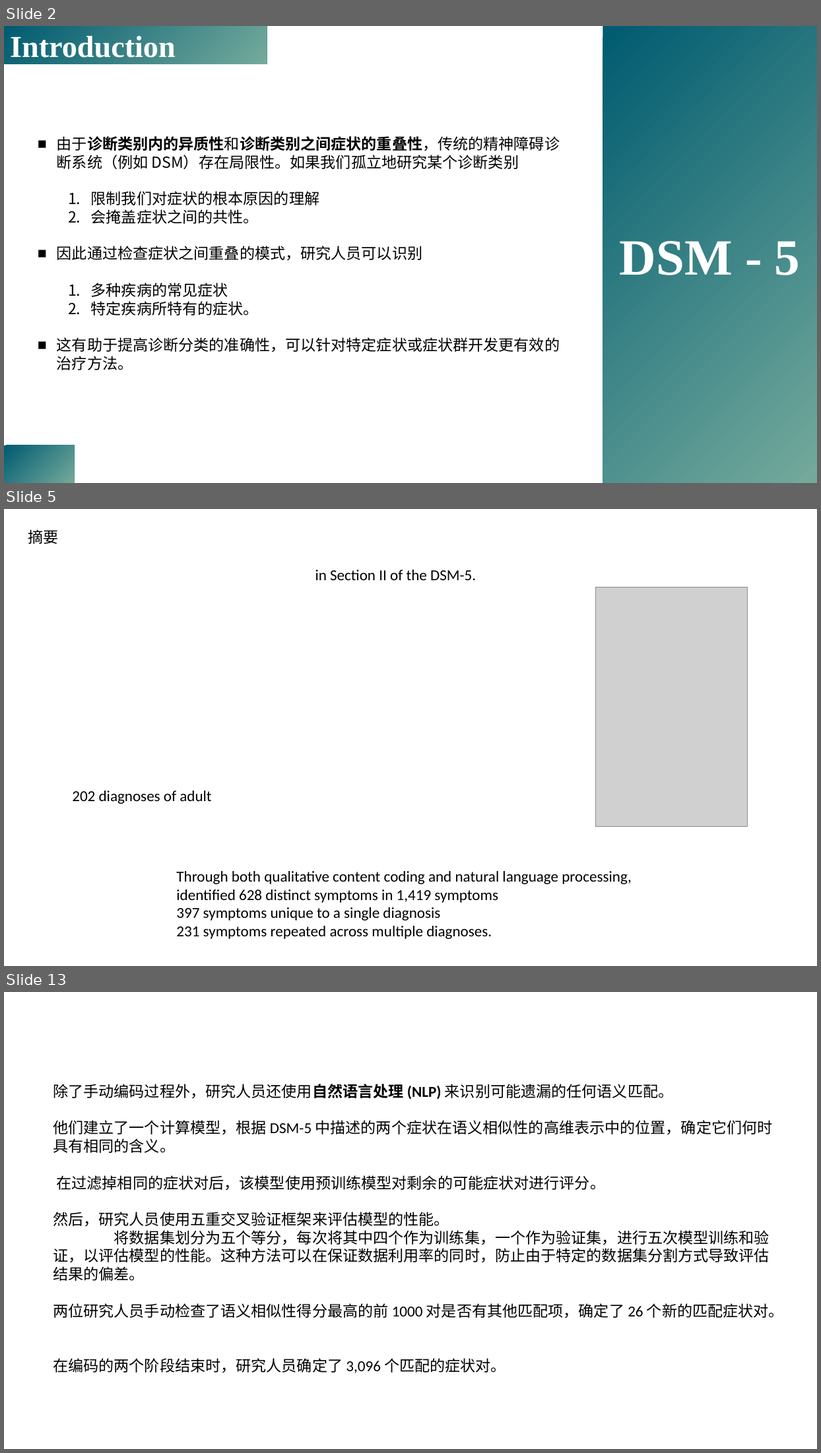
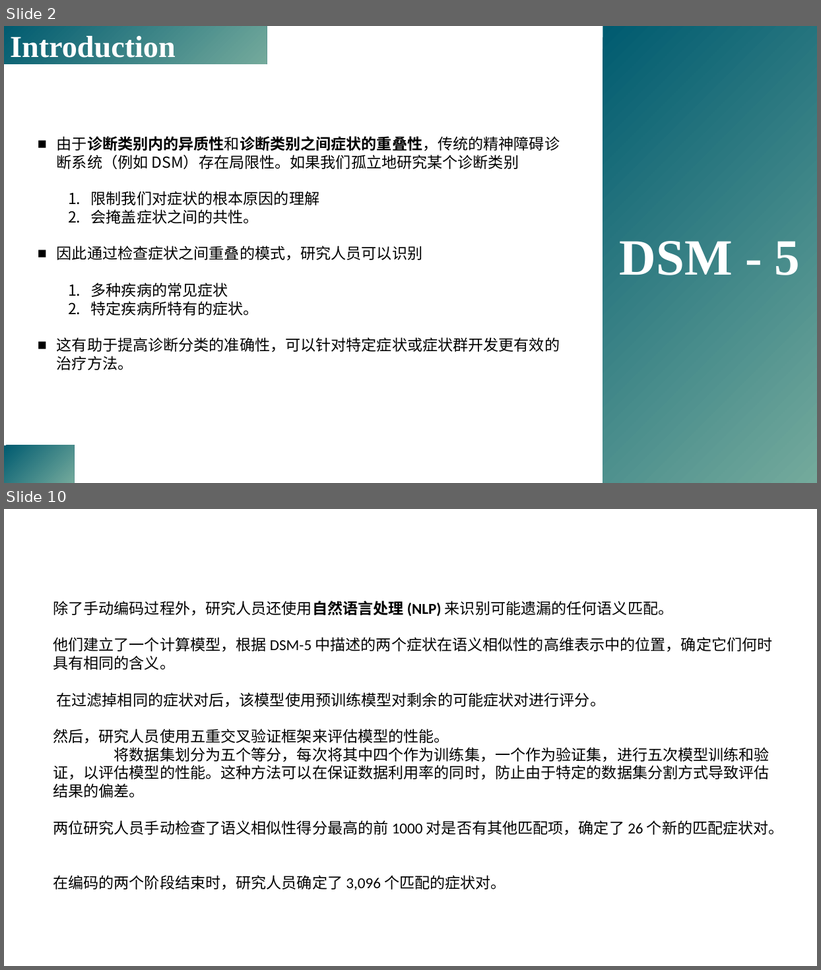
Before and after one commit to yuki-961004/Presentation, a slide deck: 230518_DSM5/Forbes_2023_psyarxiv.pptx. Shown one above the other, each under a label of ours: slides 2, 5 and 13 before the commit, slides 2 and 10 after it; the slides between them are not shown. The pictures are 821x1453 and 821x970 pixels, drawn with LibreOffice and Linux fonts; fonts in the diff are those of the drawing; grey boxes stand for pictures; background and template pictures are left out. Boxes give left, top, right and bottom in pixels: in the first picture for what was removed or moved away, otherwise in the second. Text is boxed around its words. In the diff, an @@ line names an element or a change of style, - is before the commit and + after.

```diff
--- a/230518_DSM5/Forbes_2023_psyarxiv.pptx
+++ b/230518_DSM5/Forbes_2023_psyarxiv.pptx
@@ slide 5 removed at bbox=[4, 509, 817, 966], background picture (left out) @@
@@ text removed at bbox=[28, 529, 58, 544] @@
-摘要
@@ text removed at bbox=[316, 570, 476, 580] @@
-in Section II of the DSM-5.
@@ picture removed at bbox=[596, 587, 748, 827] @@
@@ text removed at bbox=[72, 791, 211, 804] @@
-202 diagnoses of adult
@@ text removed at bbox=[176, 871, 632, 939] @@
-Through both qualitative content coding and natural language processing,
-identified 628 distinct symptoms in 1,419 symptoms
-397 symptoms unique to a single diagnosis
-231 symptoms repeated across multiple diagnoses.
@@ what was slide 13 is now slide 10 @@
```
Also in this commit, not shown: 4 slides changed, 3 slides added, 5 other slides removed, 1 other file.
